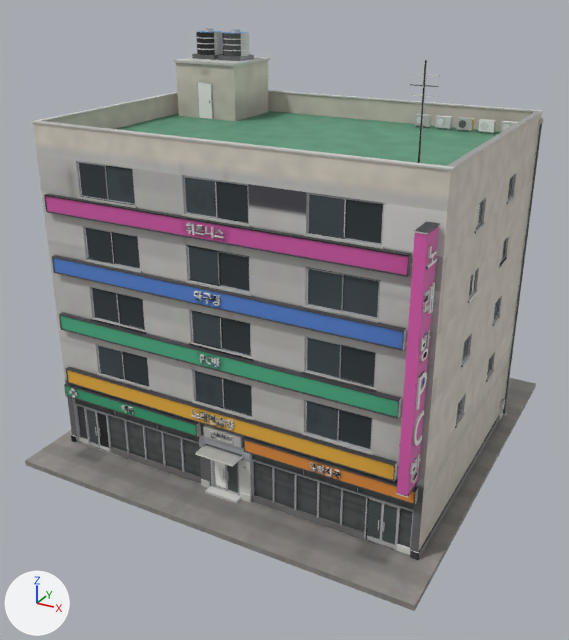
The FBX model cs2_ilsan/CS2Assets/IlsanMixed01/IlsanMixed01_LOD1.fbx: old version first, new version second.
Before and after are seen from a camera (50 mm lens) standing at (20.0, -38.7, 26.0) and looking at (-0.2, -2.0, 7.6). The lights are fixed; the arrows at lower left show +X, +Y and +Z. The older version comes first. Where no turn or scale is listed for an object, it has been applied to the vertices.

Before the edit, the objects in view are built like this:
```python
me_ilsanmixed01_lod1 = bpy.data.meshes.new('IlsanMixed01_LOD1')
me_ilsanmixed01_lod1.from_pydata(...)  # 10112 vertices, 16064 faces; spans x -11.9..11.9, y -11.9..11.9, z -0.3..22.9
me_ilsanmixed01_lod1.materials.append(mat_ilsanmixed01)
ob_ilsanmixed01_lod1 = bpy.data.objects.new('IlsanMixed01_LOD1', me_ilsanmixed01_lod1)
ob_ilsanmixed01_lod1.location = (0.0, 0.0, 0.0)
```
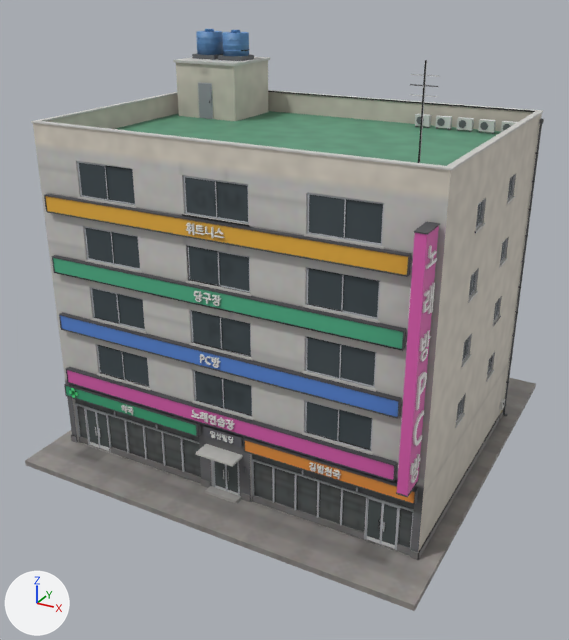
Location of each change, [x1, y1, x2, y2] in pixels of the pictures (569 x 640 px):
part 1 of me_ilsanmixed01_lod1, reshaped: before [399, 245, 437, 483]; after [398, 245, 437, 483]
part 2 of me_ilsanmixed01_lod1, reshaped: before [202, 415, 232, 443]; after [192, 410, 233, 443]
part 3 of me_ilsanmixed01_lod1, reshaped: before [187, 226, 221, 366]; after [186, 224, 224, 368]
part 4 of me_ilsanmixed01_lod1, reshaped: before [314, 465, 340, 476]; after [309, 463, 340, 479]
part 5 of me_ilsanmixed01_lod1, surface changed: [43, 29, 544, 560] in both

Diff of the bpy script that builds the scene:
```diff
--- a/cs2_ilsan/CS2Assets/IlsanMixed01/IlsanMixed01_LOD1.fbx.py
+++ b/cs2_ilsan/CS2Assets/IlsanMixed01/IlsanMixed01_LOD1.fbx.py
@@ me_ilsanmixed01_lod1 @@
 # used by ob_ilsanmixed01_lod1; location = (0.0, 0.0, 0.0)
-me_ilsanmixed01_lod1.from_pydata(...)  # 10112 vertices, 16064 faces; spans x -11.9..11.9, y -11.9..11.9, z -0.3..22.9
+me_ilsanmixed01_lod1.from_pydata(...)  # 11770 vertices, 18558 faces; spans x -11.9..11.9, y -11.9..11.9, z -0.3..22.9
+# me_ilsanmixed01_lod1 part 1: 353 vertices moved within x 10.2..10.8, y -10.4..-9.3, z 5.1..16.2; 11 vertices removed from x 10.2..10.8, y -10.4..-9.3, z 5.4..13.5; 681 vertices added at x 10.2..10.8, y -10.4..-9.3, z 5.0..16.2
+# me_ilsanmixed01_lod1 part 2: 96 vertices moved within x -1.2..0.7, y -9.4..-9.2, z 3.5..5.0; 4 vertices removed from x 0.0..0.4, y -9.4..-9.2, z 3.7..4.8; 423 vertices added at x -1.8..0.8, y -9.4..-9.2, z 3.5..5.0
+# me_ilsanmixed01_lod1 part 3: 50 vertices moved within x -1.4..0.4, y -9.3..-9.2, z 7.9..15.2; 3 vertices removed from x -1.2..0.1, y -9.3..-9.2, z 8.0..14.8; 342 vertices added at x -1.5..0.6, y -9.3..-9.2, z 7.8..15.2
+# me_ilsanmixed01_lod1 part 4: 24 vertices moved within x 5.5..6.9, y -9.4..-9.3, z 3.7..4.0; 152 vertices added at x 5.3..6.9, y -9.4..-9.3, z 3.5..4.0
+# me_ilsanmixed01_lod1 part 5: 10537 kept faces spanning x -11.9..11.9, y -11.9..11.9, z -0.3..22.9 get new texture (UV) coordinates
+# other edits to the shape of me_ilsanmixed01_lod1 do not show in these pictures
 me_ilsanmixed01_lod1.materials.append(mat_ilsanmixed01)
```
